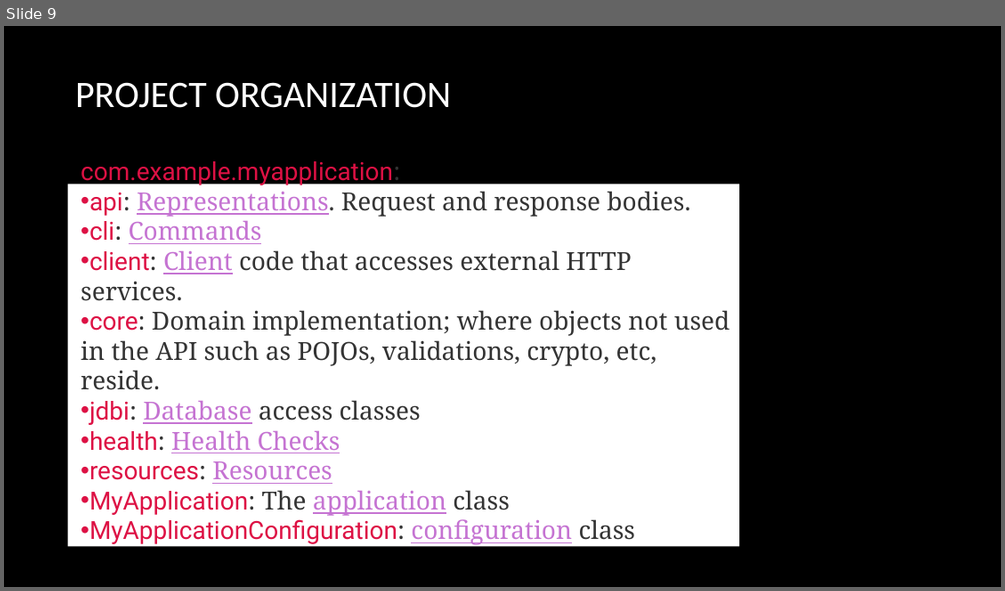
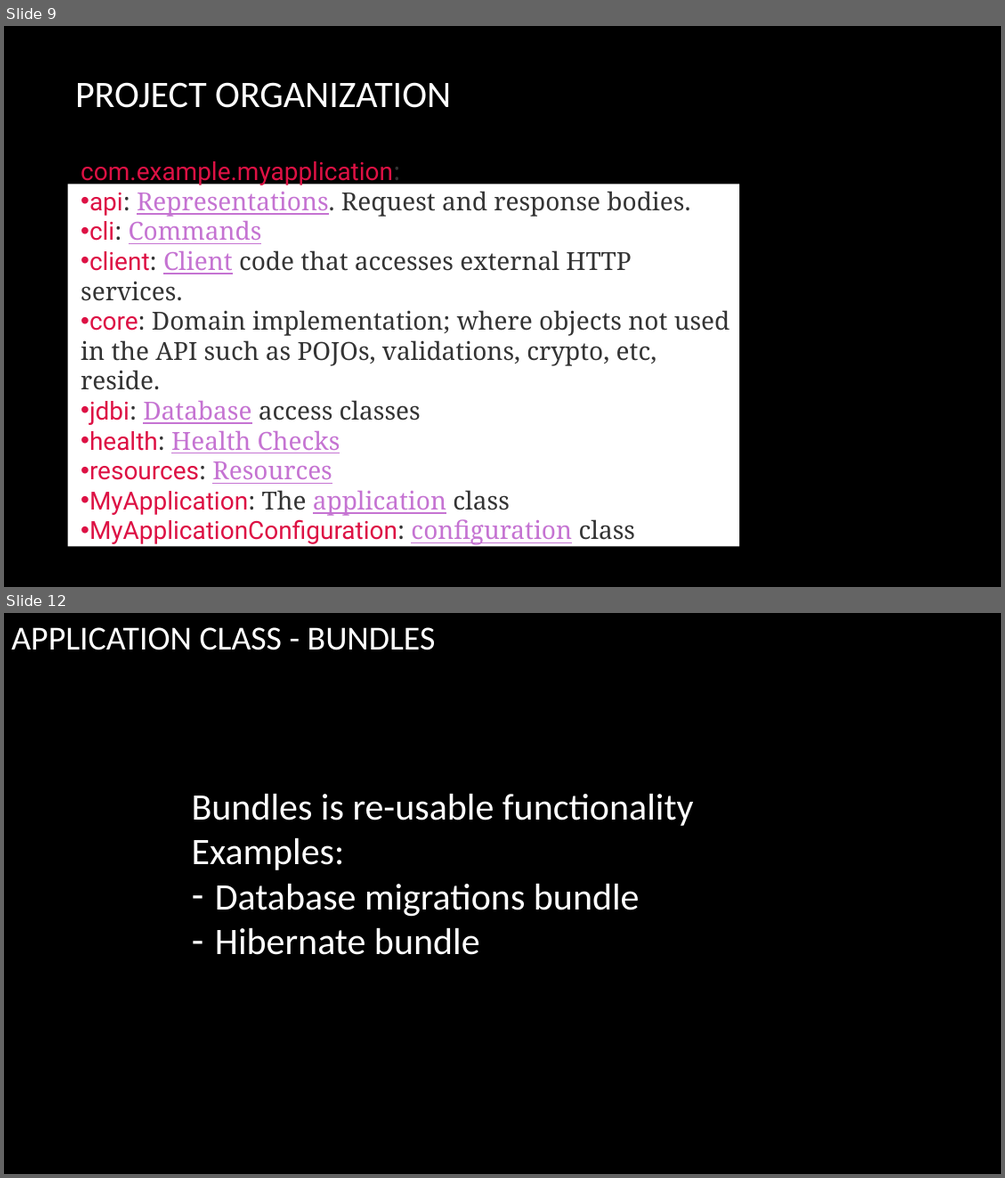
Before and after one commit to arenat/wiza_1, a slide deck: wiza.pptx. Shown one above the other, each under a label of ours: slide 9 before the commit, slides 9 and 12 after it; the slides between them are not shown. The pictures are 1005x591 and 1005x1178 pixels, drawn with LibreOffice and Linux fonts; fonts in the diff are those of the drawing; background and template pictures are left out. Boxes give left, top, right and bottom in pixels: in the first picture for what was removed or moved away, otherwise in the second. Text is boxed around its words. In the diff, an @@ line names an element or a change of style, - is before the commit and + after.

Commit message:
add hibernate DAO

```diff
--- a/wiza.pptx
+++ b/wiza.pptx
@@ slide 12 added at box(4, 613, 1001, 1174), background picture (left out) @@
@@ title added at box(11, 627, 436, 650), 32.4 pt, text #FFFFFF @@
+APPLICATION CLASS - BUNDLES
@@ text added at box(192, 794, 694, 955), 36 pt, text #FFFFFF @@
+Bundles is re-usable functionality
+Examples:
+– Database migrations bundle
+– Hibernate bundle
```
Also in this commit, not shown: 2 slides changed, 4 other slides added, 6 other files.
